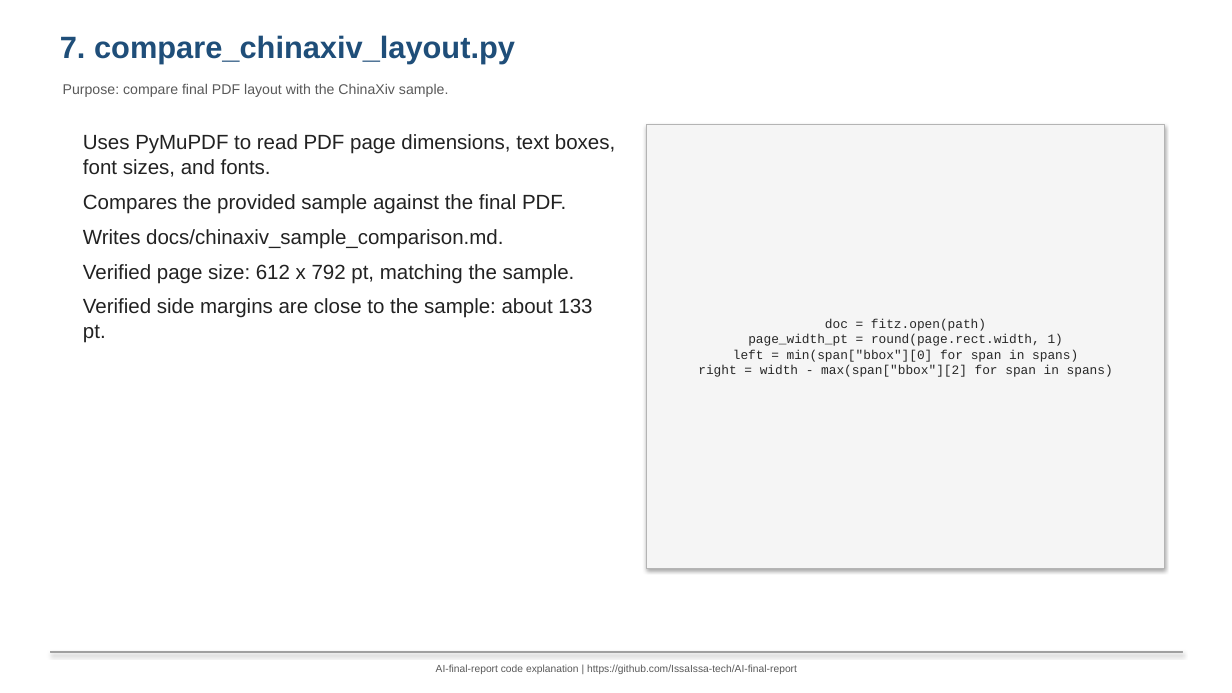
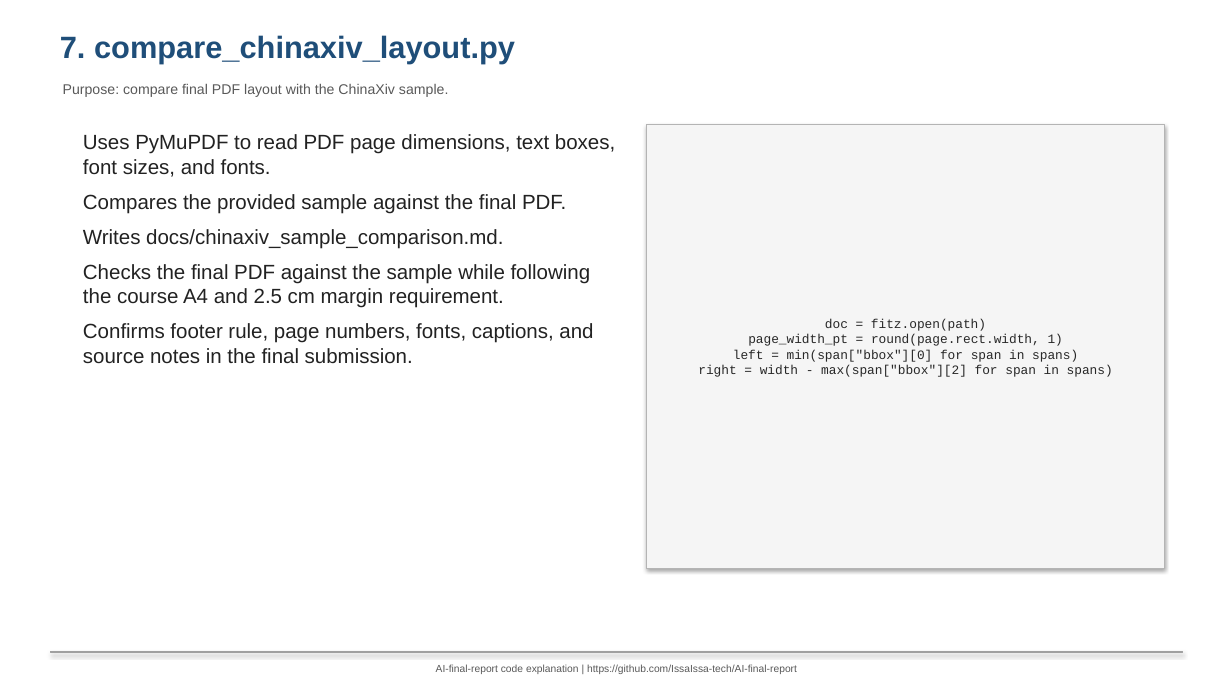
Before and after one commit to IssaIssa-tech/AI-final-report, a slide deck: slide 8 of docs/code_explanation_presentation.pptx. Drawn at 1232x693 pixels with LibreOffice and Linux fonts; fonts in the diff are those of the drawing. Boxes give left, top, right and bottom in pixels: in the first picture for what was removed or moved away, otherwise in the second. Text is boxed around its words. In the diff, an @@ line names an element or a change of style, - is before the commit and + after.

Commit message:
Align paper with course final report guideline

```diff
--- a/docs/code_explanation_presentation.pptx
+++ b/docs/code_explanation_presentation.pptx
@@ text at <box>83,264,593,363</box>: text changed @@
-Verified page size: 612 x 792 pt, matching the sample.
-Verified side margins are close to the sample: about 133 pt.
+Checks the final PDF against the sample while following the course A4 and 2.5 cm margin requirement.
+Confirms footer rule, page numbers, fonts, captions, and source notes in the final submission.
```
Also in this commit, not shown: 3 other slides changed, 16 other files.
